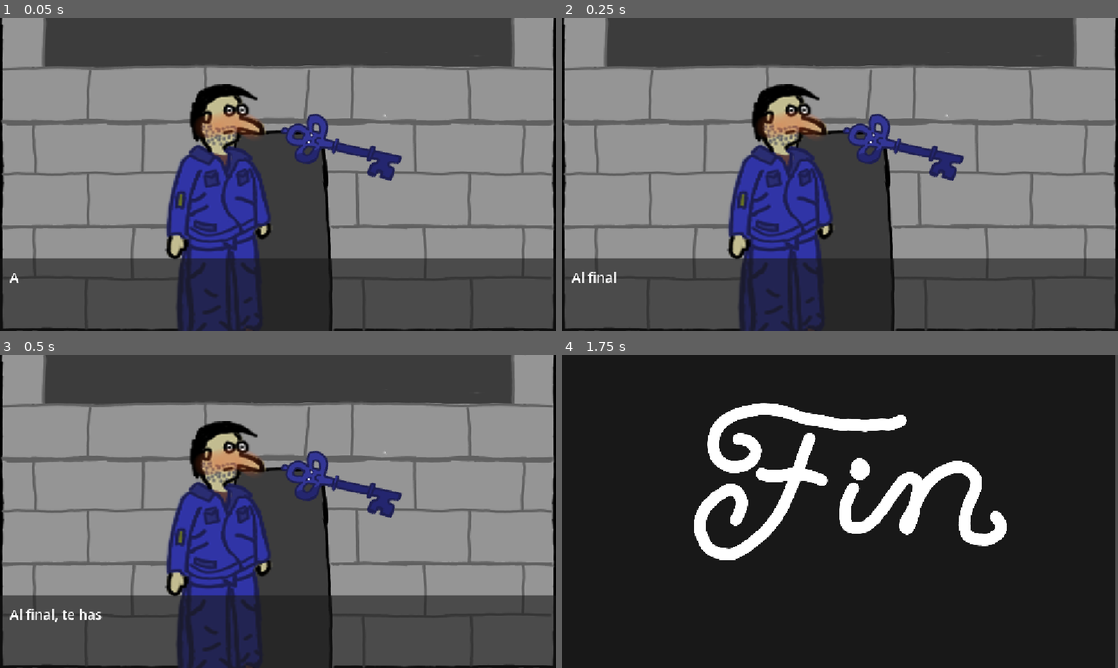
Above: before the commit, frames 1-4 (two rows, left to right).
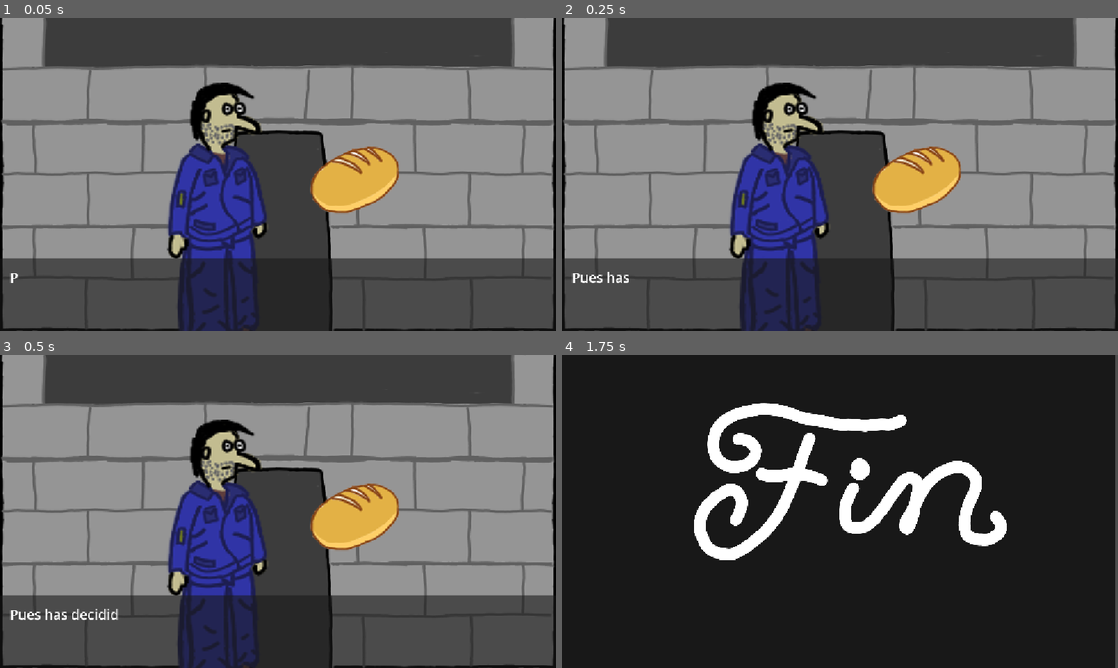
Above: after the commit, the same moments.

Repository: andresfdezc6/pan-sabe-mejor-que-llave-
Game: Godot game, scene res://Scenes/final_bueno.tscn
The game is run twice, just before and just after one commit, with the same random seed, the same clock (stepped at 60 frames per second) and the same inputs. This scene is started directly instead of the project's main scene. The engine's default icon, where the game draws it, is replaced by a stand-in: a white triangle on a blue panel in a dark square.
Inputs:
- Up to frame 1 (0.05 s): no input
- Up to frame 2 (0.25 s): no input
- Up to frame 3 (0.5 s): no input
- Up to frame 4 (1.75 s): tap Enter (ui_accept) at 0.5, 0.77, 1.25, 1.52 s; hold Right (right) 0.53-1.28 s; hold Space (interactuar) 0.53-1.28 s; hold S (down) from 1.28 s (still down); tap 1 at 1.35 s

The runs differ from the first frame. In frame 1, 7.0% of the frame differs, in the area x 1-73%, y 20-100%; in frame 2, 7.2%; in frame 3, 7.4%; in frame 4, nothing differs.

Commit message:
final pan hecho

Diff:
--- a/Scenes/final_bueno.tscn
+++ b/Scenes/final_bueno.tscn
@@ -1,12 +1,11 @@
 [gd_scene format=3 uid="uid://3i745pjds0fg"]
 
 [ext_resource type="PackedScene" uid="uid://dmxs1slkcrvad" path="res://Scenes/intro.tscn" id="1_7li5a"]
-[ext_resource type="Texture2D" uid="uid://deedcoh7ogav5" path="res://assets/images/finaldefmalo1.png" id="2_cqalg"]
-[ext_resource type="Texture2D" uid="uid://cxpi41mmasxes" path="res://assets/images/finaldefmalo.png" id="3_jqsjr"]
+[ext_resource type="Texture2D" uid="uid://dheb5thaamr45" path="res://assets/images/end1.png" id="2_7li5a"]
+[ext_resource type="Texture2D" uid="uid://dbebktubtvcas" path="res://assets/images/end2.png" id="3_cqalg"]
 
 [node name="intro" unique_id=542282079 instance=ExtResource("1_7li5a")]
 activar_portada = false
-imagenes = Array[Texture2D]([ExtResource("2_cqalg"), ExtResource("3_jqsjr")])
-textos = Array[String](["Al final, te has visto tentado por la suculenta llave, que para alguien tan famélico como tú, parecia todo un manjar", "En efecto, pan sabía mejor que llave
-"])
+imagenes = Array[Texture2D]([ExtResource("2_7li5a"), ExtResource("3_cqalg")])
+textos = Array[String](["Pues has decidido coger el pan, la hora de la verdad se acerca y por fin vas a descubrir cómo sabe el pan", "Pues al final, el pan sabía bien, pero ¿pan sabe mejor que llave? Si sabes la respuesta eres un verdadero filósofo"])
 escena_siguiente = "uid://dvj0ua4ry2ds8"
